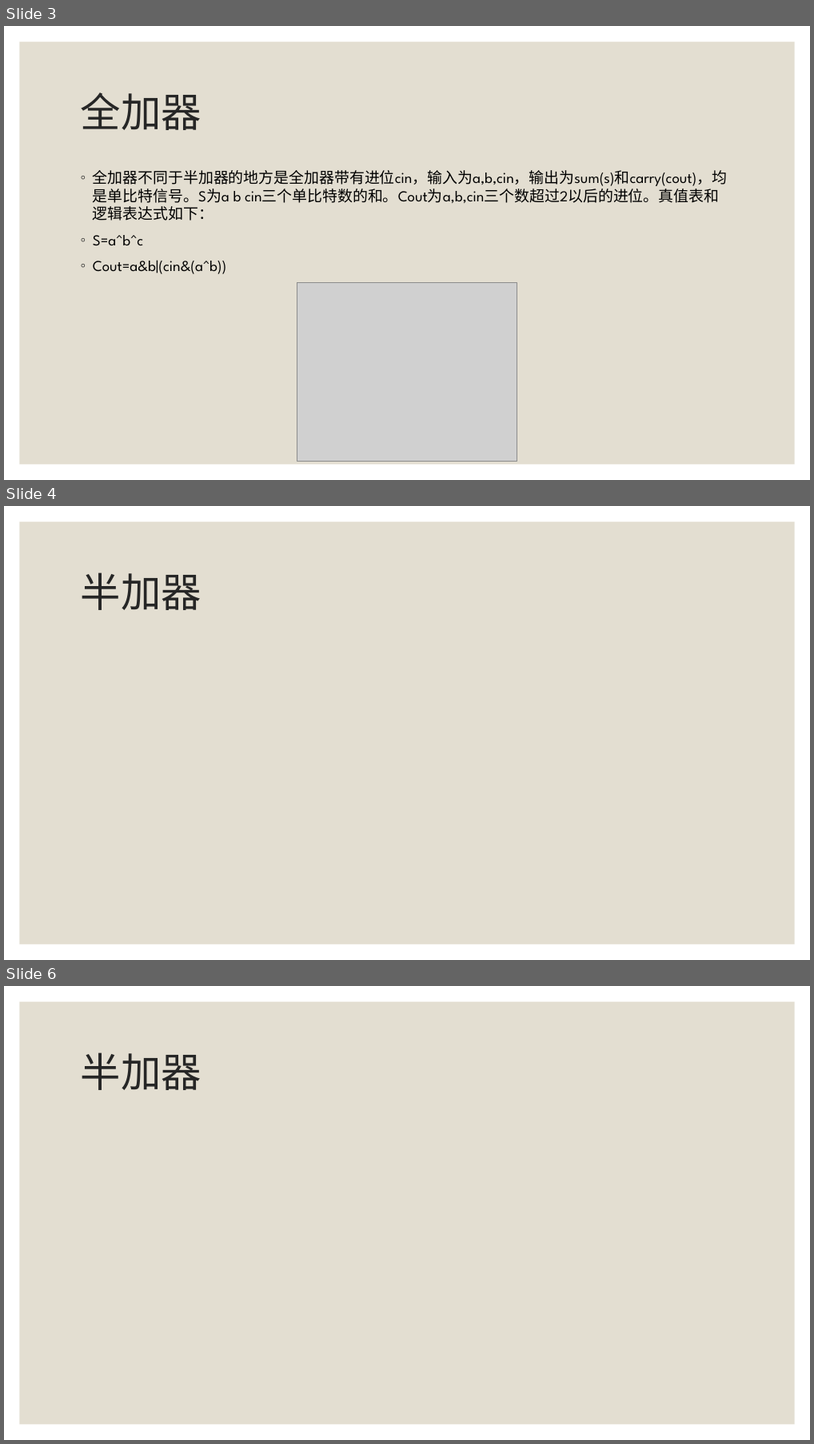
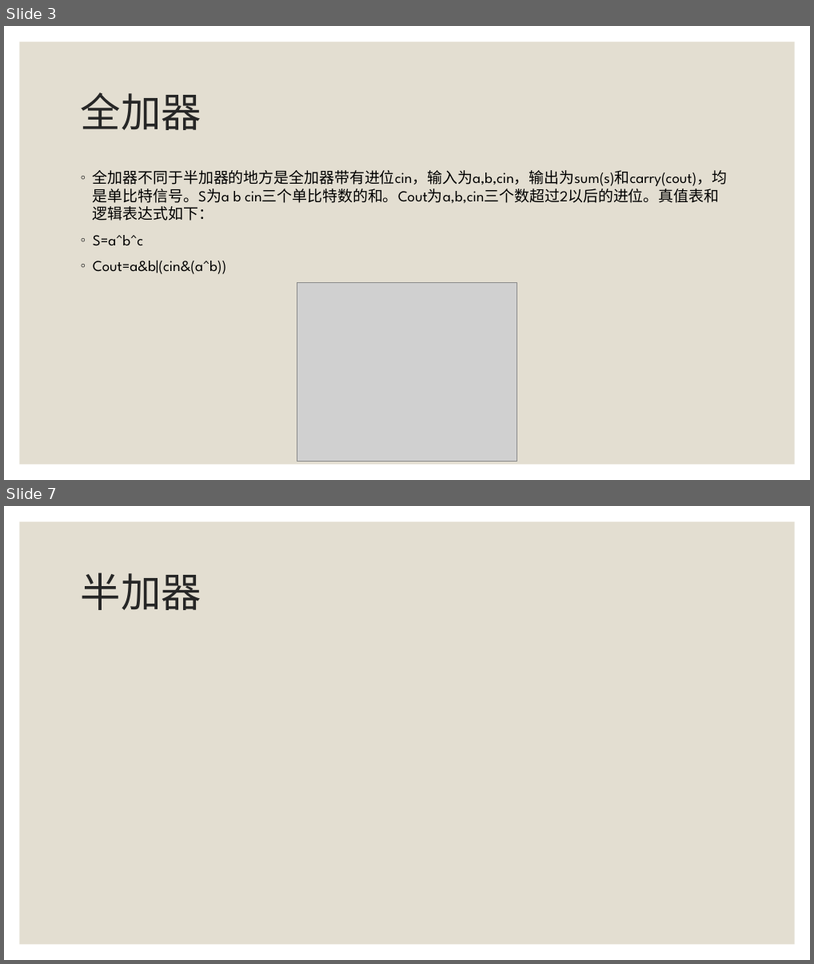
Before and after one commit to zchliu/SWIFT_SIM, a slide deck: doc/自研处理器的实践：SWIFT 开发经验分享.pptx. Shown one above the other, each under a label of ours: slides 3, 4 and 6 before the commit, slides 3 and 7 after it; the slides between them are not shown. The pictures are 814x1444 and 814x964 pixels, drawn with LibreOffice and Linux fonts; fonts in the diff are those of the drawing; grey boxes stand for pictures. Boxes give left, top, right and bottom in pixels: in the first picture for what was removed or moved away, otherwise in the second. Text is boxed around its words. In the diff, an @@ line names an element or a change of style, - is before the commit and + after.

```diff
--- a/doc/自研处理器的实践：SWIFT 开发经验分享.pptx
+++ b/doc/自研处理器的实践：SWIFT 开发经验分享.pptx
@@ slide 4 removed at [4,506,810,960], background #FFFFFF; not listed: 1 template element that a slide beside it also shows @@
@@ title removed at [81,572,202,610] @@
-半加器
@@ what was slide 6 is now slide 7 @@
```
Also in this commit, not shown: 1 slide changed, 2 slides added, 4 other files.
